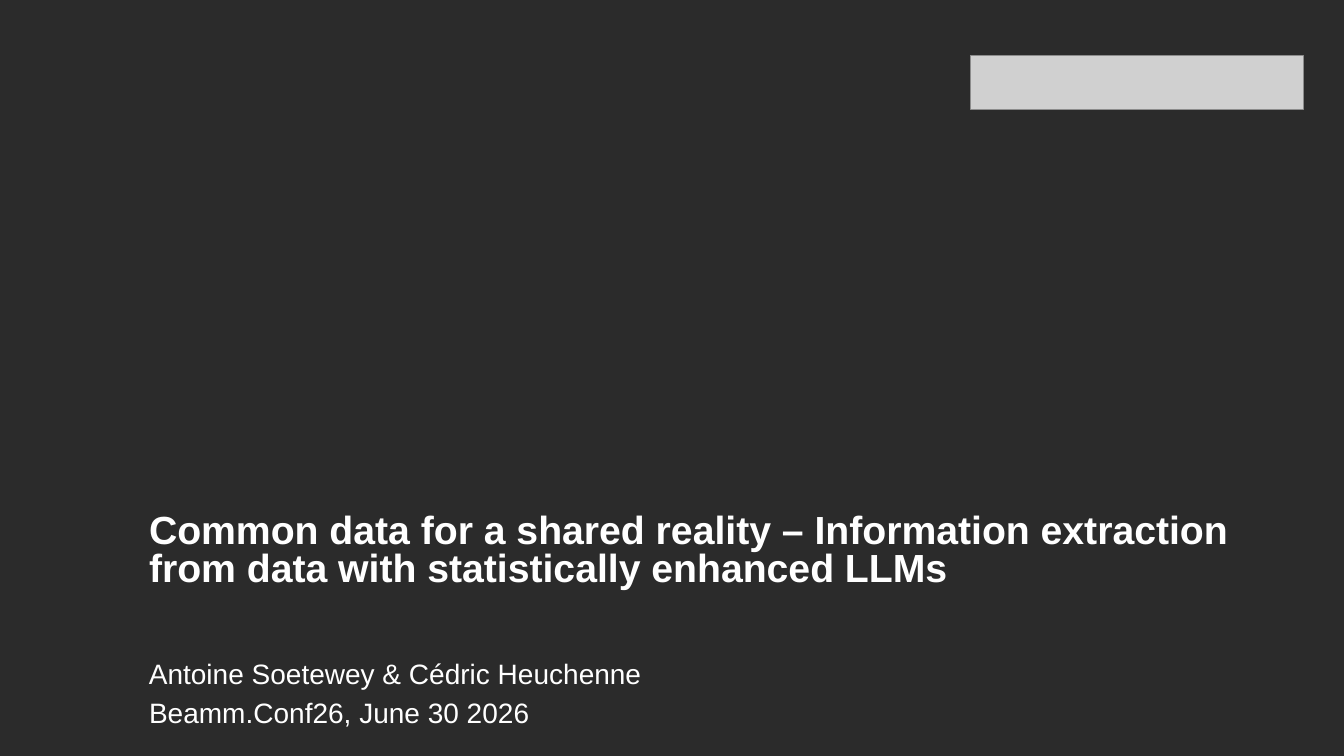
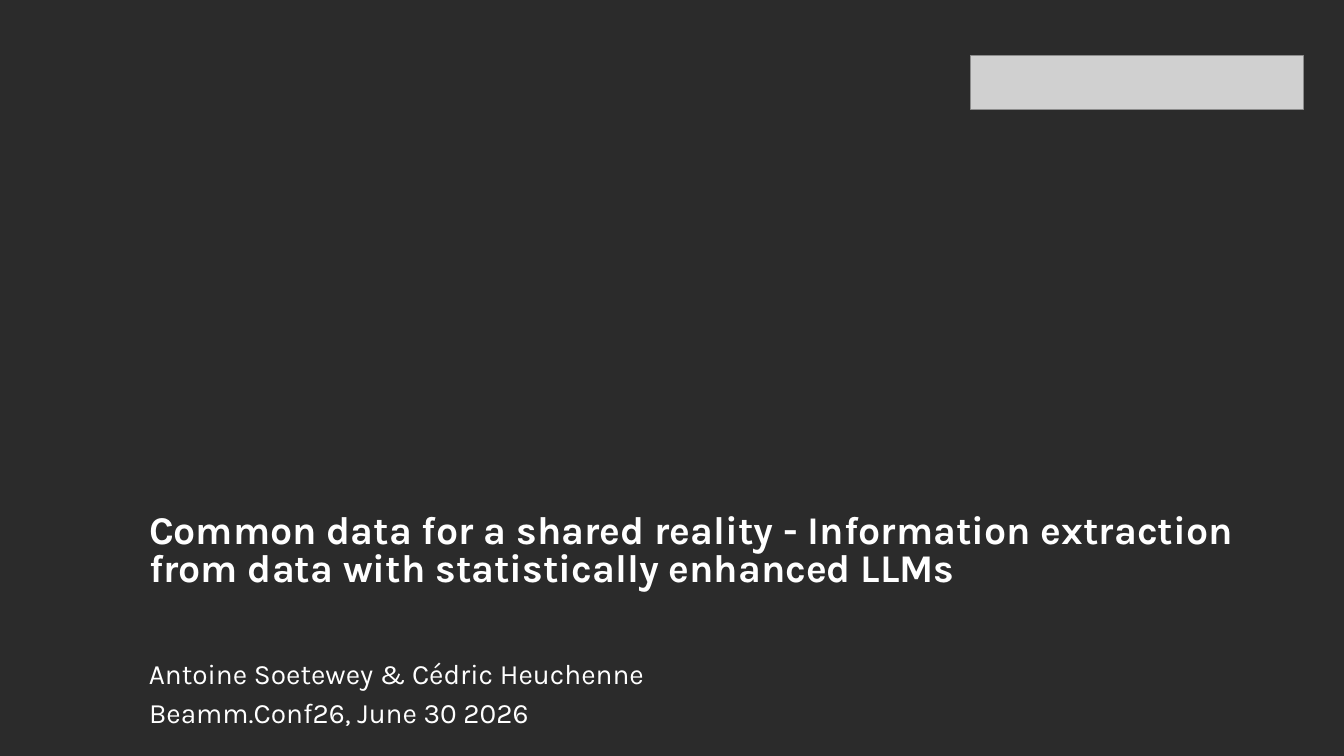
Before and after one commit to AntoineSoetewey/Beamm.Conf26, a slide deck: slide 1 of Slides_AntoineSoetewey_Beamm.Conf26.pptx. Drawn at 1344x756 pixels with LibreOffice and Linux fonts; fonts in the diff are those of the drawing; grey boxes stand for pictures; background and template pictures are left out; a plain dark background stands for a picture behind light text. Boxes give left, top, right and bottom in pixels: in the first picture for what was removed or moved away, otherwise in the second. Text is boxed around its words. In the diff, an @@ line names an element or a change of style, - is before the commit and + after.

```diff
--- a/Slides_AntoineSoetewey_Beamm.Conf26.pptx
+++ b/Slides_AntoineSoetewey_Beamm.Conf26.pptx
@@ text at [149,516,1233,592]: text changed; font Arial to Karla @@
-Common data for a shared reality – Information extraction from data with statistically enhanced LLMs
+Common data for a shared reality - Information extraction from data with statistically enhanced LLMs
@@ text "Antoine Soetewey & Cédric Heuchenne" at [149,663,644,691]: font Arial to Karla @@
@@ text "Beamm.Conf26, June 30 2026" at [149,703,528,726]: font Arial to Karla @@
```
Also in this commit, not shown: 1 other slide changed, 26 slides added, 1 slide removed.
